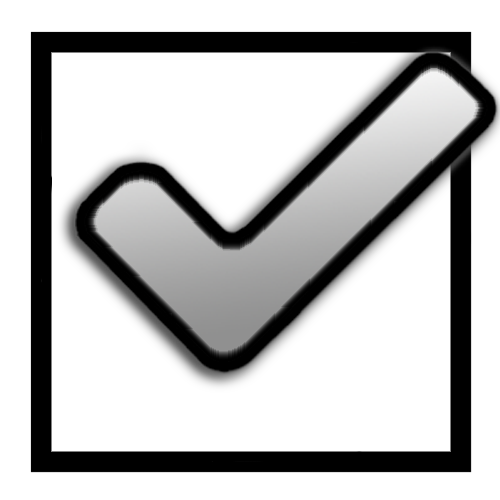
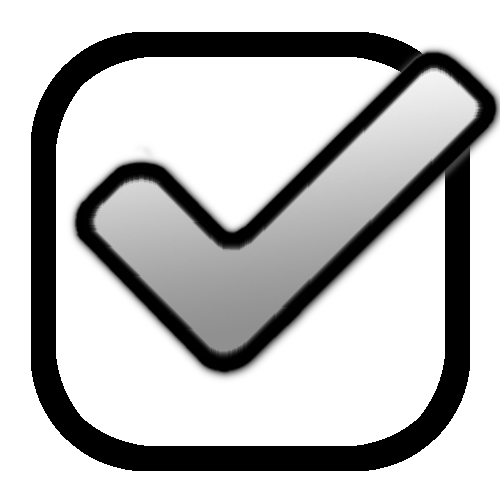
Two versions of the same layered image (500 x 500). Layer-by-layer changes:
added layer "Shape 1" above "Layer 0 copy" over [31, 32, 470, 471]
hid "Layer 0" over [30, 31, 472, 473]
